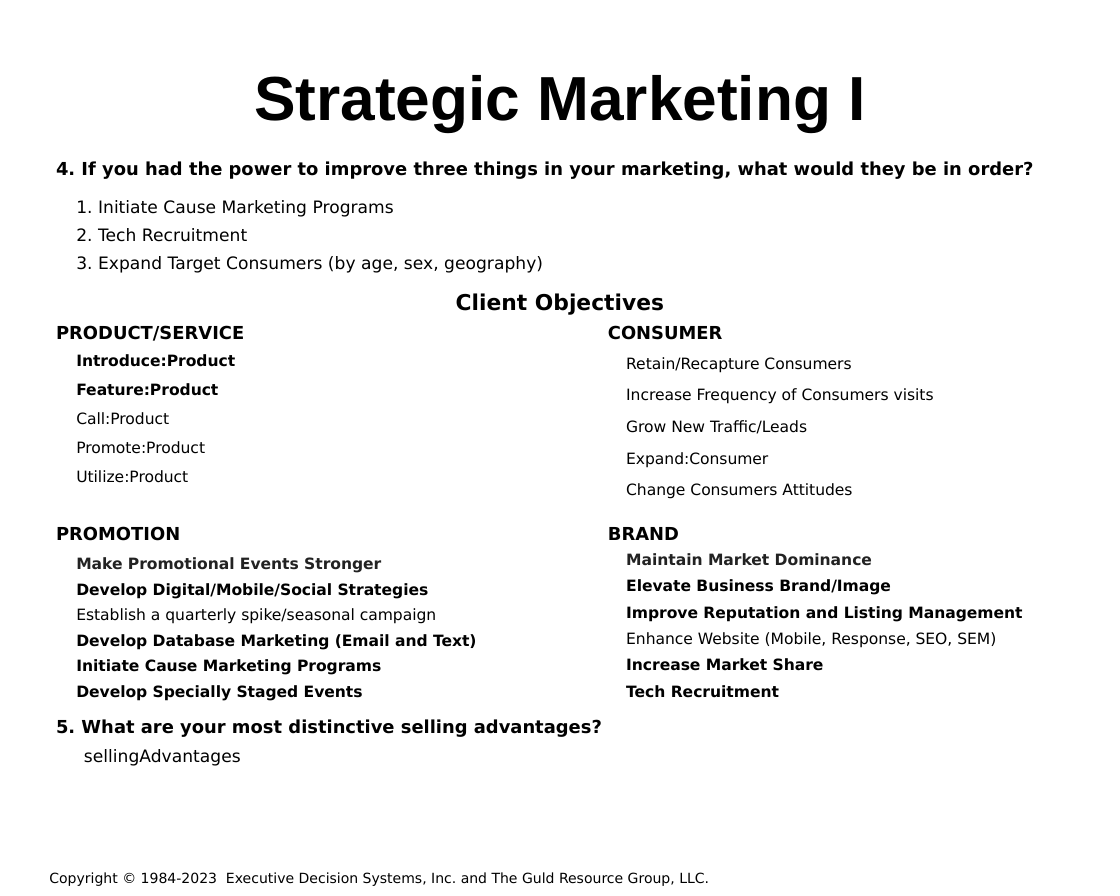
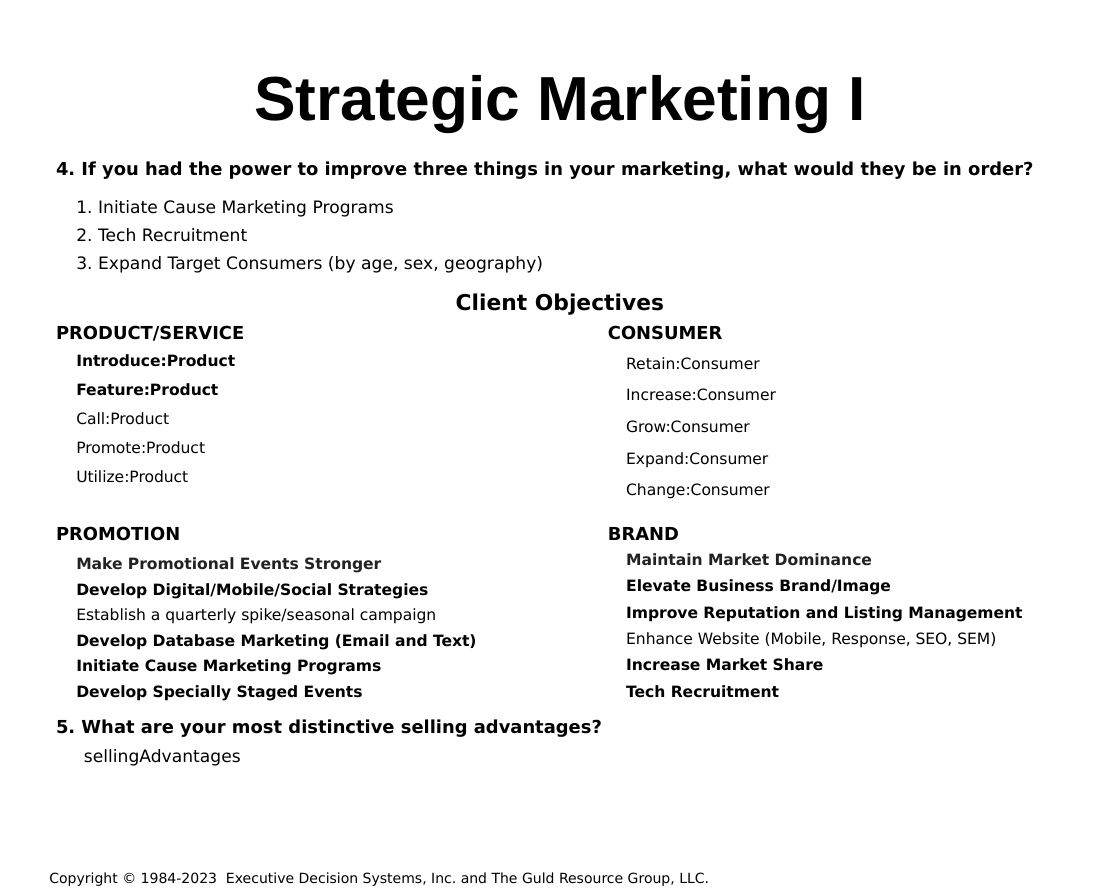
Before and after one commit to hintonandrew510/wizardfrontend, a slide deck: slide 4 of mavenprojectSCR/src/main/resources/powerpointtemplate/tv.pptx. Drawn at 1120x896 pixels with LibreOffice and Linux fonts; fonts in the diff are those of the drawing; background and template pictures are left out. Boxes give left, top, right and bottom in pixels: in the first picture for what was removed or moved away, otherwise in the second. Text is boxed around its words. In the diff, an @@ line names an element or a change of style, - is before the commit and + after.

```diff
--- a/mavenprojectSCR/src/main/resources/powerpointtemplate/tv.pptx
+++ b/mavenprojectSCR/src/main/resources/powerpointtemplate/tv.pptx
@@ table at [623, 344, 1063, 503] @@
-row 1, column 1: Retain/Recapture Consumers
+row 1, column 1: Retain:Consumer
-row 2, column 1: Increase Frequency of Consumers visits
+row 2, column 1: Increase:Consumer
-row 3, column 1: Grow New Traffic/Leads
+row 3, column 1: Grow:Consumer
-row 5, column 1: Change Consumers Attitudes
+row 5, column 1: Change:Consumer
```
Also in this commit, not shown: 1 other file.
